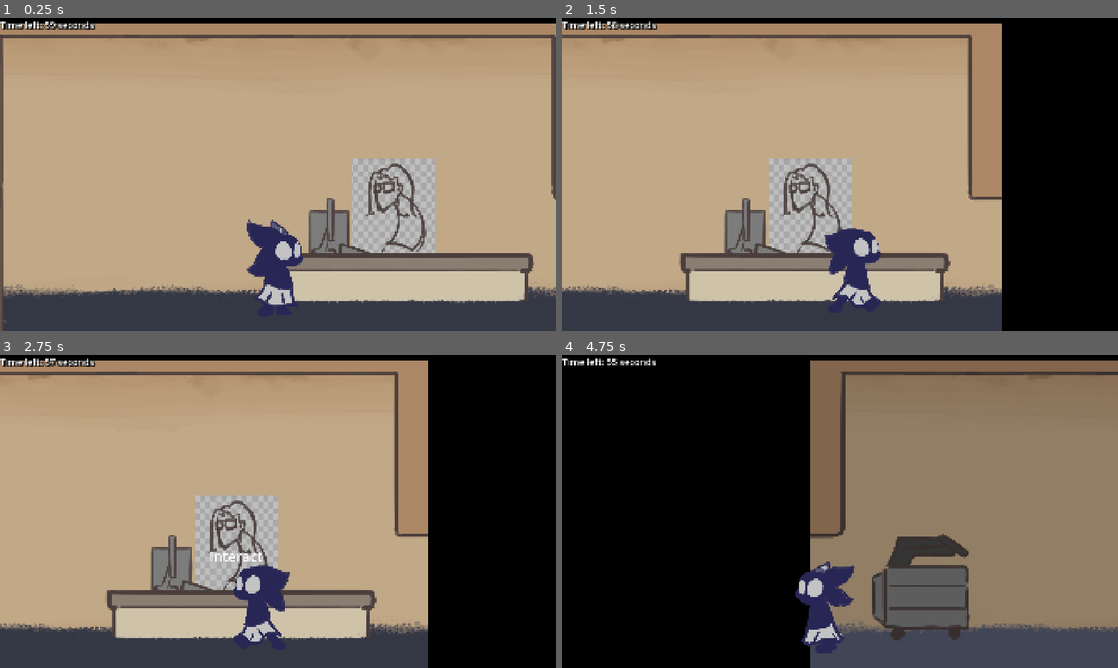
Above: before the commit, frames 1-4 (two rows, left to right).
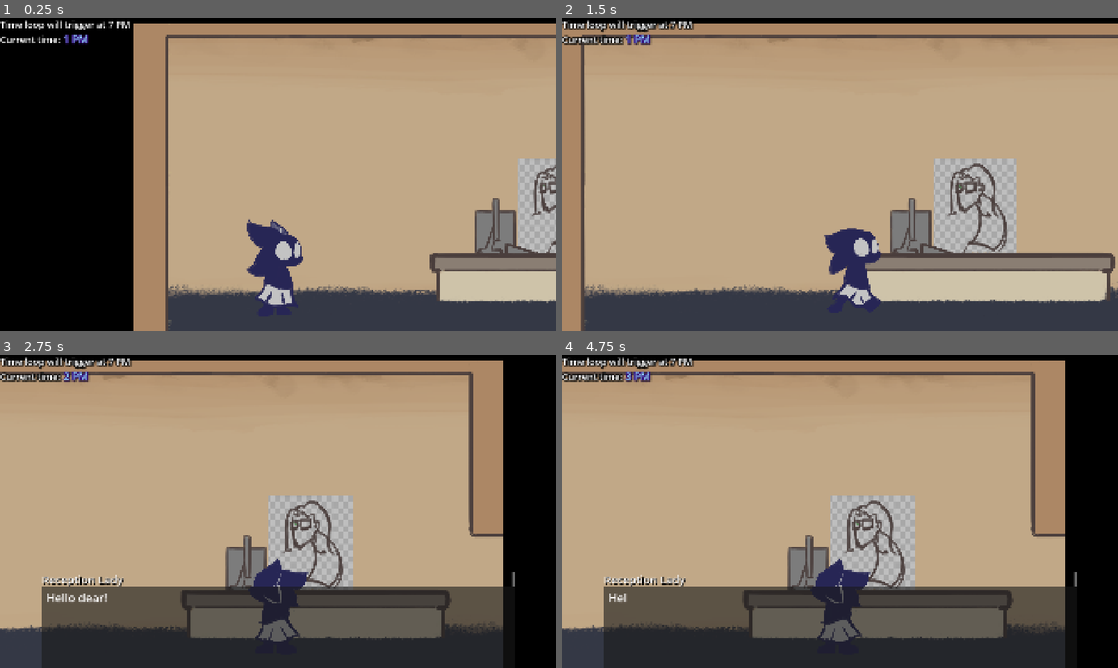
Above: after the commit, the same moments.

Repository: FlooferLand/timeloop-game
Game: Godot game, scene res://levels/the_building/the_building.tscn
The game is run twice, just before and just after one commit, with the same random seed, the same clock (stepped at 60 frames per second) and the same inputs.
Inputs (mouse positions are in pixels of both pictures, inside the frame that each line leads up to):
- Up to frame 1 (0.25 s): no input
- Up to frame 2 (1.5 s): move the mouse to (962, 158) at 0.52 s; hold D (walk_right) from 0.53 s (still down); tap E (interact) at 0.6 s; click (962, 158) at 0.67 s; move the mouse to (728, 190) at 1.27 s; tap Space (advance_dialog) at 1.35 s; click (728, 190) at 1.42 s
- Up to frame 3 (2.75 s): tap E (interact) at 1.55, 2.1 s; move the mouse to (333, 442) at 2.02 s; release D (walk_right) at 2.03 s; hold A (walk_left) from 2.03 s (still down); click (333, 442) at 2.17 s
- Up to frame 4 (4.75 s): move the mouse to (812, 574) at 2.77 s; release A (walk_left) at 2.78 s; hold D (walk_right) 2.78-4.28 s; tap Shift (sprint) at 2.85 s; click (812, 574) at 2.92 s; tap E (interact) at 3.05, 3.6, 4.55 s; move the mouse to (1006, 558) at 3.52 s; click (1006, 558) at 3.67 s; move the mouse to (673, 464) at 4.27 s; hold A (walk_left) from 4.28 s (still down); tap Space (advance_dialog) at 4.35 s; click (673, 464) at 4.42 s

The runs differ from the first frame. In frame 1, 43% of the frame differs, in the area x 0-100%, y 0-100%; in frame 2, 43%; in frame 3, 43%; in frame 4, 96%.

Commit message:
Added the time loop system

Diff:
--- a/autoload/dialog_manager/dialog_box.gd
+++ b/autoload/dialog_manager/dialog_box.gd
@@ -16,20 +16,25 @@
 	set_process(false)
 	set_process_input(false)
 
+func _reset() -> void:
+	content_label.text = ""
+	inner_index = 0
+	entry_index = 0
+	data = null
+	current = null
+
 func present(data: DialogData) -> void:
+	_reset()
 	self.data = data
-	self.entry_index = 0
 	set_process(true)
 	set_process_input(true)
 	advance()
 
 func close() -> void:
-	self.data = null
+	_reset()
 	set_process(false)
 	set_process_input(false)
-	content_label.text = ""
-	data = null
-	current = null
+	additional_audio_player.stop()
 
 func advance() -> void:
 	if entry_index >= data.entries.size():
--- /dev/null
+++ b/autoload/time_loop_manager/time_loop_manager.gd
@@ -0,0 +1,20 @@
+## Handles time, space, and flying blue police call boxes
+class_name TimeLoopManagerType extends Node
+
+signal reset()
+
+const MAX_TIME := 10  # 60
+const START_PM := 1
+const END_PM := 7
+
+var counter: float = 0.0
+var time: int = 0
+
+func _process(delta: float) -> void:
+	counter += delta
+	time = int(remap(counter, 0, MAX_TIME, START_PM, END_PM))
+	if time > END_PM:
+		time = 0
+		counter = 0
+		(DialogManager as DialogManagerType).close()
+		reset.emit()
--- a/levels/the_building/time_loop_tracker.gd
+++ b/autoload/time_loop_manager/tracker/time_loop_tracker.gd
@@ -6,12 +6,9 @@
 @export var music: AudioStreamPlayer
 @export var counter_label: Label
 
-const MAX_TIME := 60
-
 var music_stream: AudioStreamInteractive
 var music_playback: AudioStreamPlaybackInteractive
 var music_stages := 0.0
-var counter := 0.0
 
 func _ready() -> void:
 	music.play()
@@ -21,12 +18,9 @@
 	music_stages = music_stream.clip_count
 
 func _process(delta: float) -> void:
-	counter += delta
-	var stage: int = remap(counter, 0, MAX_TIME, 0, music_stages)
-	if stage > music_stages:
-		stage = 0
-		counter = MAX_TIME
-		print("TIME LOOP!")
-	if stage > music_playback.get_current_clip_index():
+	var stage: int = remap(TimeLoopManager.counter, 0, TimeLoopManager.MAX_TIME, 0, music_stages)
+	if stage >= music_stages:
+		return
+	if music_playback.get_current_clip_index() != stage:
 		music_playback.switch_to_clip(stage)
-	counter_label.text = "Time left: %s seconds" % int(MAX_TIME - counter)
+	counter_label.text = "%s PM" % TimeLoopManager.time
--- /dev/null
+++ b/autoload/time_loop_manager/tracker/time_loop_tracker.tscn
@@ -0,0 +1,97 @@
+[gd_scene load_steps=10 format=3 uid="uid://c10ykaa58hgny"]
+
+[ext_resource type="Script" uid="uid://b0lffjqolvayy" path="res://autoload/time_loop_manager/tracker/time_loop_tracker.gd" id="1_ncppg"]
+[ext_resource type="AudioStream" uid="uid://h448nkbtd5d6" path="res://assets/music/ambiance/layer 1.mp3" id="2_v6hoe"]
+[ext_resource type="AudioStream" uid="uid://cug1tj8j48w8s" path="res://assets/music/ambiance/layer 2.mp3" id="3_yttw0"]
+[ext_resource type="AudioStream" uid="uid://d3u4jmj2sfh" path="res://assets/music/ambiance/layer 3.mp3" id="4_1efh4"]
+[ext_resource type="AudioStream" uid="uid://0vptpdtfstgl" path="res://assets/music/ambiance/layer 4.mp3" id="5_g5no1"]
+
+[sub_resource type="AudioStreamInteractive" id="AudioStreamInteractive_turvd"]
+clip_count = 4
+clip_0/name = &"Layer 1"
+clip_0/stream = ExtResource("2_v6hoe")
+clip_0/auto_advance = 0
+clip_1/name = &"Layer 2"
+clip_1/stream = ExtResource("3_yttw0")
+clip_1/auto_advance = 0
+clip_2/name = &"Layer 3"
+clip_2/stream = ExtResource("4_1efh4")
+clip_2/auto_advance = 0
+clip_3/name = &"Layer 4"
+clip_3/stream = ExtResource("5_g5no1")
+clip_3/auto_advance = 0
+_transitions = {
+Vector2i(-1, -1): {
+"fade_beats": 0.1,
+"fade_mode": 3,
+"from_time": 2,
+"to_time": 1
+}
+}
+
+[sub_resource type="LabelSettings" id="LabelSettings_vnco5"]
+font_size = 32
+outline_size = 12
+outline_color = Color(0, 0, 0, 1)
+shadow_size = 16
+shadow_color = Color(0, 0, 0, 0.501961)
+shadow_offset = Vector2(3, 3)
+
+[sub_resource type="LabelSettings" id="LabelSettings_c273m"]
+font_size = 32
+outline_size = 12
+outline_color = Color(0, 0, 0, 1)
+shadow_size = 16
+shadow_color = Color(0, 0, 0, 0.501961)
+shadow_offset = Vector2(3, 3)
+
+[sub_resource type="LabelSettings" id="LabelSettings_m85eb"]
+font_size = 36
+font_color = Color(0.584314, 0.870588, 1, 1)
+outline_size = 12
+outline_color = Color(0.180392, 0, 0.454902, 1)
+shadow_size = 16
+shadow_color = Color(0, 0, 0, 0.501961)
+shadow_offset = Vector2(3, 3)
+
+[node name="TimeLoopTracker" type="CanvasLayer" node_paths=PackedStringArray("music", "counter_label")]
+script = ExtResource("1_ncppg")
+music = NodePath("Music")
+counter_label = NodePath("Control/VBoxContainer/HBoxContainer/Counter")
+
+[node name="Music" type="AudioStreamPlayer" parent="."]
+stream = SubResource("AudioStreamInteractive_turvd")
+bus = &"Music"
+
+[node name="Control" type="Control" parent="."]
+layout_mode = 3
+anchors_preset = 15
+anchor_right = 1.0
+anchor_bottom = 1.0
+grow_horizontal = 2
+grow_vertical = 2
+mouse_filter = 2
+
+[node name="VBoxContainer" type="VBoxContainer" parent="Control"]
+layout_mode = 0
+offset_right = 416.0
+offset_bottom = 176.0
+
+[node name="Notice" type="Label" parent="Control/VBoxContainer"]
+layout_mode = 2
+text = "Time loop will trigger at 7 PM"
+label_settings = SubResource("LabelSettings_vnco5")
+
+[node name="HBoxContainer" type="HBoxContainer" parent="Control/VBoxContainer"]
+layout_mode = 2
+theme_override_constants/separation = 10
+
+[node name="Text" type="Label" parent="Control/VBoxContainer/HBoxContainer"]
+layout_mode = 2
+text = "Current time:"
+label_settings = SubResource("LabelSettings_c273m")
+
+[node name="Counter" type="Label" parent="Control/VBoxContainer/HBoxContainer"]
+layout_mode = 2
+text = "1 PM"
+label_settings = SubResource("LabelSettings_m85eb")
--- a/components/dialog/dialog_component.gd
+++ b/components/dialog/dialog_component.gd
@@ -7,11 +7,11 @@
 var active := false
 
 func start() -> void:
-	DialogManager.present(dialog_data)
+	(DialogManager as DialogManagerType).present(dialog_data)
 	active = true
 
 func _ready() -> void:
-	DialogManager.dialog_closed.connect(func():
+	(DialogManager as DialogManagerType).dialog_closed.connect(func():
 		if active:
 			active = false
 			on_dialog_closed.emit()
--- a/entities/player/Player.tscn
+++ b/entities/player/Player.tscn
@@ -21,7 +21,7 @@
 position = Vector2(-8, 32)
 scale = Vector2(0.8, 0.8)
 sprite_frames = ExtResource("1_mab2k")
-animation = &"look"
+animation = &"idle"
 offset = Vector2(0, -250)
 
 [node name="Collision" type="CollisionShape2D" parent="."]
@@ -43,6 +43,7 @@
 [node name="CollisionShape2D" type="CollisionShape2D" parent="PlayerInteraction"]
 position = Vector2(103, -146)
 shape = SubResource("RectangleShape2D_453mm")
+debug_color = Color(0.372549, 0.615686, 0, 0.109804)
 
 [node name="FootstepComponent" parent="." instance=ExtResource("4_eaotn")]
 
--- a/entities/player/player.gd
+++ b/entities/player/player.gd
@@ -12,6 +12,8 @@
 @export_group("Local")
 @export var sprite: AnimatedSprite2D
 @export var footstep_comp: FootstepComponent
+
+var _initial_position: Vector2
 
 var move_direction := Vector2.ZERO
 var facing := Facing.Right
@@ -30,9 +32,13 @@
 
 func _ready() -> void:
 	(DialogManager as DialogManagerType).player_ref = self
+	_initial_position = global_position
 	mouse_locked = true
 	change_direction.connect(func(facing: Facing):
 		sprite.flip_h = (facing == Facing.Left)
+	)
+	TimeLoopManager.reset.connect(func():
+		global_position = _initial_position
 	)
 
 func _process(delta: float) -> void:
--- a/entities/room/room.gd
+++ b/entities/room/room.gd
@@ -8,3 +8,4 @@
 	manager = get_parent() as RoomManager
 	modulate = Color.WHITE if active else Color.BLACK
 	visible = active
+	#print("MY NAME IS %s, I MADE THE MIMIC. IT WAS DIFFICULT TO PUT THE ROOMS TOGETHER" % name)
--- a/levels/the_building/room_manager.gd
+++ b/levels/the_building/room_manager.gd
@@ -1,4 +1,6 @@
 class_name RoomManager extends Node2D
+
+const RoomManagerScene := preload("uid://byw5ec70c2cga")
 
 ## Triggered when the room is done changing
 signal room_changed(old: Room, new: Room)
@@ -36,3 +38,18 @@
 		new.visible = true
 		trans_new.kill()
 	)
+
+## Time loop thingy!!
+func time_loop_reset() -> void:
+	# Cleanup
+	for child in get_children():
+		child.queue_free()
+	await get_tree().process_frame
+
+	# Adding the new stuffs
+	var virtual := RoomManagerScene.instantiate()
+	default.active = true
+	for item in virtual.get_children():
+		virtual.remove_child(item)
+		add_child(item)
+	virtual.queue_free()
--- /dev/null
+++ b/levels/the_building/rooms.tscn
@@ -0,0 +1,57 @@
+[gd_scene load_steps=9 format=3 uid="uid://byw5ec70c2cga"]
+
+[ext_resource type="Script" uid="uid://cfukos81yr5be" path="res://levels/the_building/room_manager.gd" id="1_wrdke"]
+[ext_resource type="PackedScene" uid="uid://bsgdbtff22sua" path="res://rooms/reception.tscn" id="2_cdoxm"]
+[ext_resource type="PackedScene" uid="uid://dci7alk3h5rg2" path="res://entities/room_transition/room_transition.tscn" id="3_bp6sx"]
+[ext_resource type="PackedScene" uid="uid://dcog8dn15y63q" path="res://rooms/office_area_1.tscn" id="4_eav8f"]
+[ext_resource type="PackedScene" uid="uid://vhrg6s1mauso" path="res://rooms/office_area_2.tscn" id="5_58dk2"]
+[ext_resource type="PackedScene" uid="uid://drc6x5q8d2sdd" path="res://rooms/office_area_2_point_5.tscn" id="6_3iaf3"]
+[ext_resource type="PackedScene" uid="uid://5x1ua3w8qe8f" path="res://rooms/office_area_3.tscn" id="7_5nhbo"]
+[ext_resource type="PackedScene" uid="uid://bb68hsv18n5jd" path="res://rooms/managers_office.tscn" id="8_3ccg5"]
+
+[node name="RoomManager" type="Node2D" node_paths=PackedStringArray("default")]
+script = ExtResource("1_wrdke")
+default = NodePath("Reception")
+metadata/_edit_lock_ = true
+
+[node name="Reception" parent="." instance=ExtResource("2_cdoxm")]
+
+[node name="RoomTransition" parent="." node_paths=PackedStringArray("room_a", "room_b") instance=ExtResource("3_bp6sx")]
+position = Vector2(2141, 0)
+room_a = NodePath("../Reception")
+room_b = NodePath("../OfficeArea1")
+
+[node name="OfficeArea1" parent="." instance=ExtResource("4_eav8f")]
+position = Vector2(2135, 0)
+
+[node name="RoomTransition2" parent="." node_paths=PackedStringArray("room_a", "room_b") instance=ExtResource("3_bp6sx")]
+position = Vector2(4365, 0)
+room_a = NodePath("../OfficeArea1")
+room_b = NodePath("../OfficeArea2")
+
+[node name="OfficeArea2" parent="." instance=ExtResource("5_58dk2")]
+position = Vector2(4365, 0)
+
+[node name="RoomTransition3" parent="." node_paths=PackedStringArray("room_a", "room_b") instance=ExtResource("3_bp6sx")]
+position = Vector2(6375, 0)
+room_a = NodePath("../OfficeArea2")
+room_b = NodePath("../OfficeArea2Point5")
+
+[node name="OfficeArea2Point5" parent="." instance=ExtResource("6_3iaf3")]
+position = Vector2(6375, 0)
+
+[node name="RoomTransition4" parent="." node_paths=PackedStringArray("room_a", "room_b") instance=ExtResource("3_bp6sx")]
+position = Vector2(7875, 0)
+room_a = NodePath("../OfficeArea2Point5")
+room_b = NodePath("../OfficeArea3")
+
+[node name="OfficeArea3" parent="." instance=ExtResource("7_5nhbo")]
+position = Vector2(7875, 0)
+
+[node name="RoomTransition5" parent="." node_paths=PackedStringArray("room_a", "room_b") instance=ExtResource("3_bp6sx")]
+position = Vector2(10875, 0)
+room_a = NodePath("../OfficeArea2Point5")
+room_b = NodePath("../ManagersOffice")
+
+[node name="ManagersOffice" parent="." instance=ExtResource("8_3ccg5")]
+position = Vector2(10875, 0)
--- a/levels/the_building/the_building.tscn
+++ b/levels/the_building/the_building.tscn
@@ -1,16 +1,10 @@
-[gd_scene load_steps=13 format=3 uid="uid://douk4eknvrii7"]
+[gd_scene load_steps=7 format=3 uid="uid://douk4eknvrii7"]
 
+[ext_resource type="PackedScene" uid="uid://byw5ec70c2cga" path="res://levels/the_building/rooms.tscn" id="1_8k4rm"]
 [ext_resource type="PackedScene" uid="uid://dytk4odemy15w" path="res://entities/player/Player.tscn" id="1_hixpo"]
-[ext_resource type="PackedScene" uid="uid://bsgdbtff22sua" path="res://rooms/reception.tscn" id="2_34hto"]
-[ext_resource type="PackedScene" uid="uid://dci7alk3h5rg2" path="res://entities/room_transition/room_transition.tscn" id="3_i0mvv"]
-[ext_resource type="Script" uid="uid://cfukos81yr5be" path="res://levels/the_building/room_manager.gd" id="3_iudyd"]
-[ext_resource type="PackedScene" uid="uid://dcog8dn15y63q" path="res://rooms/office_area_1.tscn" id="4_l6iex"]
-[ext_resource type="PackedScene" uid="uid://vhrg6s1mauso" path="res://rooms/office_area_2.tscn" id="5_i0mvv"]
-[ext_resource type="PackedScene" uid="uid://c10ykaa58hgny" path="res://utility/time_loop_tracker.tscn" id="5_iudyd"]
-[ext_resource type="PackedScene" uid="uid://drc6x5q8d2sdd" path="res://rooms/office_area_2_point_5.tscn" id="6_txmlv"]
+[ext_resource type="Script" uid="uid://br8rjbtnetts7" path="res://levels/the_building/time_loop_responder.gd" id="1_iudyd"]
+[ext_resource type="PackedScene" uid="uid://c10ykaa58hgny" path="res://autoload/time_loop_manager/tracker/time_loop_tracker.tscn" id="3_8k4rm"]
 [ext_resource type="PackedScene" uid="uid://bd0ri4elgqxxc" path="res://utility/clear_color/clear_color.tscn" id="7_34hto"]
-[ext_resource type="PackedScene" uid="uid://5x1ua3w8qe8f" path="res://rooms/office_area_3.tscn" id="7_jjsyt"]
-[ext_resource type="PackedScene" uid="uid://bb68hsv18n5jd" path="res://rooms/managers_office.tscn" id="8_0ws2b"]
 
 [sub_resource type="WorldBoundaryShape2D" id="WorldBoundaryShape2D_34hto"]
 normal = Vector2(0, -40)
@@ -19,57 +13,15 @@
 
 [node name="TODO- Auto-add transitions in AutoRoom" type="Node" parent="."]
 
-[node name="RoomManager" type="Node2D" parent="." node_paths=PackedStringArray("default")]
-script = ExtResource("3_iudyd")
-default = NodePath("Reception")
-metadata/_edit_lock_ = true
+[node name="TimeLoopResponder" type="Node2D" parent="."]
+script = ExtResource("1_iudyd")
 
-[node name="Reception" parent="RoomManager" instance=ExtResource("2_34hto")]
-
-[node name="RoomTransition" parent="RoomManager" node_paths=PackedStringArray("room_a", "room_b") instance=ExtResource("3_i0mvv")]
-position = Vector2(2141, 0)
-room_a = NodePath("../Reception")
-room_b = NodePath("../OfficeArea1")
-
-[node name="OfficeArea1" parent="RoomManager" instance=ExtResource("4_l6iex")]
-position = Vector2(2135, 0)
-
-[node name="RoomTransition2" parent="RoomManager" node_paths=PackedStringArray("room_a", "room_b") instance=ExtResource("3_i0mvv")]
-position = Vector2(4365, 0)
-room_a = NodePath("../OfficeArea1")
-room_b = NodePath("../OfficeArea2")
-
-[node name="OfficeArea2" parent="RoomManager" instance=ExtResource("5_i0mvv")]
-position = Vector2(4365, 0)
-
-[node name="RoomTransition3" parent="RoomManager" node_paths=PackedStringArray("room_a", "room_b") instance=ExtResource("3_i0mvv")]
-position = Vector2(6375, 0)
-room_a = NodePath("../OfficeArea2")
-room_b = NodePath("../OfficeArea2Point5")
-
-[node name="OfficeArea2Point5" parent="RoomManager" instance=ExtResource("6_txmlv")]
-position = Vector2(6375, 0)
-
-[node name="RoomTransition4" parent="RoomManager" node_paths=PackedStringArray("room_a", "room_b") instance=ExtResource("3_i0mvv")]
-position = Vector2(7875, 0)
-room_a = NodePath("../OfficeArea2Point5")
-room_b = NodePath("../OfficeArea3")
-
-[node name="OfficeArea3" parent="RoomManager" instance=ExtResource("7_jjsyt")]
-position = Vector2(7875, 0)
-
-[node name="RoomTransition5" parent="RoomManager" node_paths=PackedStringArray("room_a", "room_b") instance=ExtResource("3_i0mvv")]
-position = Vector2(10875, 0)
-room_a = NodePath("../OfficeArea2Point5")
-room_b = NodePath("../ManagersOffice")
-
-[node name="ManagersOffice" parent="RoomManager" instance=ExtResource("8_0ws2b")]
-position = Vector2(10875, 0)
+[node name="RoomManager" parent="TimeLoopResponder" instance=ExtResource("1_8k4rm")]
 
 [node name="Player" parent="." instance=ExtResource("1_hixpo")]
-position = Vector2(1073, 0)
+position = Vector2(500, 0)
 
-[node name="TimeLoopTracker" parent="." instance=ExtResource("5_iudyd")]
+[node name="TimeLoopTracker" parent="." instance=ExtResource("3_8k4rm")]
 
 [node name="Physics" type="Node2D" parent="."]
 
--- /dev/null
+++ b/levels/the_building/time_loop_responder.gd
@@ -0,0 +1,18 @@
+extends Node2D
+
+const RoomManagerScene := preload("uid://byw5ec70c2cga")
+
+func _ready() -> void:
+	TimeLoopManager.reset.connect(func():
+		await time_loop_reset()
+	)
+
+func time_loop_reset() -> void:
+	# Cleanup
+	for child in get_children():
+		child.queue_free()
+	await get_tree().process_frame
+
+	# Adding the new stuffs
+	var room_manager := RoomManagerScene.instantiate()
+	add_child(room_manager)
--- a/project.godot
+++ b/project.godot
@@ -23,6 +23,7 @@
 [autoload]
 
 DialogManager="*res://autoload/dialog_manager/dialog_manager.tscn"
+TimeLoopManager="*res://autoload/time_loop_manager/time_loop_manager.gd"
 
 [debug]
 
--- a/utility/time_loop_tracker.tscn
+++ /dev/null
@@ -1,59 +0,0 @@
-[gd_scene load_steps=7 format=3 uid="uid://c10ykaa58hgny"]
-
-[ext_resource type="AudioStream" uid="uid://h448nkbtd5d6" path="res://assets/music/ambiance/layer 1.mp3" id="1_c273m"]
-[ext_resource type="AudioStream" uid="uid://cug1tj8j48w8s" path="res://assets/music/ambiance/layer 2.mp3" id="2_vnco5"]
-[ext_resource type="AudioStream" uid="uid://d3u4jmj2sfh" path="res://assets/music/ambiance/layer 3.mp3" id="3_m85eb"]
-[ext_resource type="AudioStream" uid="uid://0vptpdtfstgl" path="res://assets/music/ambiance/layer 4.mp3" id="4_vwq27"]
-[ext_resource type="Script" uid="uid://b0lffjqolvayy" path="res://levels/the_building/time_loop_tracker.gd" id="5_1onlb"]
-
-[sub_resource type="AudioStreamInteractive" id="AudioStreamInteractive_turvd"]
-clip_count = 4
-clip_0/name = &"Layer 1"
-clip_0/stream = ExtResource("1_c273m")
-clip_0/auto_advance = 0
-clip_1/name = &"Layer 2"
-clip_1/stream = ExtResource("2_vnco5")
-clip_1/auto_advance = 0
-clip_2/name = &"Layer 3"
-clip_2/stream = ExtResource("3_m85eb")
-clip_2/auto_advance = 0
-clip_3/name = &"Layer 4"
-clip_3/stream = ExtResource("4_vwq27")
-clip_3/auto_advance = 0
-_transitions = {
-Vector2i(-1, -1): {
-"fade_beats": 1.0,
-"fade_mode": 3,
-"from_time": 1,
-"to_time": 1
-}
-}
-
-[node name="TimeLoopTracker" type="CanvasLayer" node_paths=PackedStringArray("music", "counter_label")]
-script = ExtResource("5_1onlb")
-music = NodePath("Music")
-counter_label = NodePath("Control/Counter")
-
-[node name="Music" type="AudioStreamPlayer" parent="."]
-stream = SubResource("AudioStreamInteractive_turvd")
-bus = &"Music"
-
-[node name="Control" type="Control" parent="."]
-layout_mode = 3
-anchors_preset = 15
-anchor_right = 1.0
-anchor_bottom = 1.0
-grow_horizontal = 2
-grow_vertical = 2
-mouse_filter = 2
-
-[node name="Counter" type="Label" parent="Control"]
-layout_mode = 0
-offset_right = 592.0
-offset_bottom = 56.0
-theme_override_colors/font_shadow_color = Color(0, 0, 0, 1)
-theme_override_constants/shadow_offset_x = 5
-theme_override_constants/shadow_offset_y = 5
-theme_override_constants/outline_size = 10
-theme_override_font_sizes/font_size = 32
-text = "Time left: 10 seconds"
Not shown, added: autoload/time_loop_manager/time_loop_manager.gd.uid
Renamed: levels/the_building/time_loop_tracker.gd.uid -> autoload/time_loop_manager/tracker/time_loop_tracker.gd.uid
Not shown, added: levels/the_building/time_loop_responder.gd.uid
